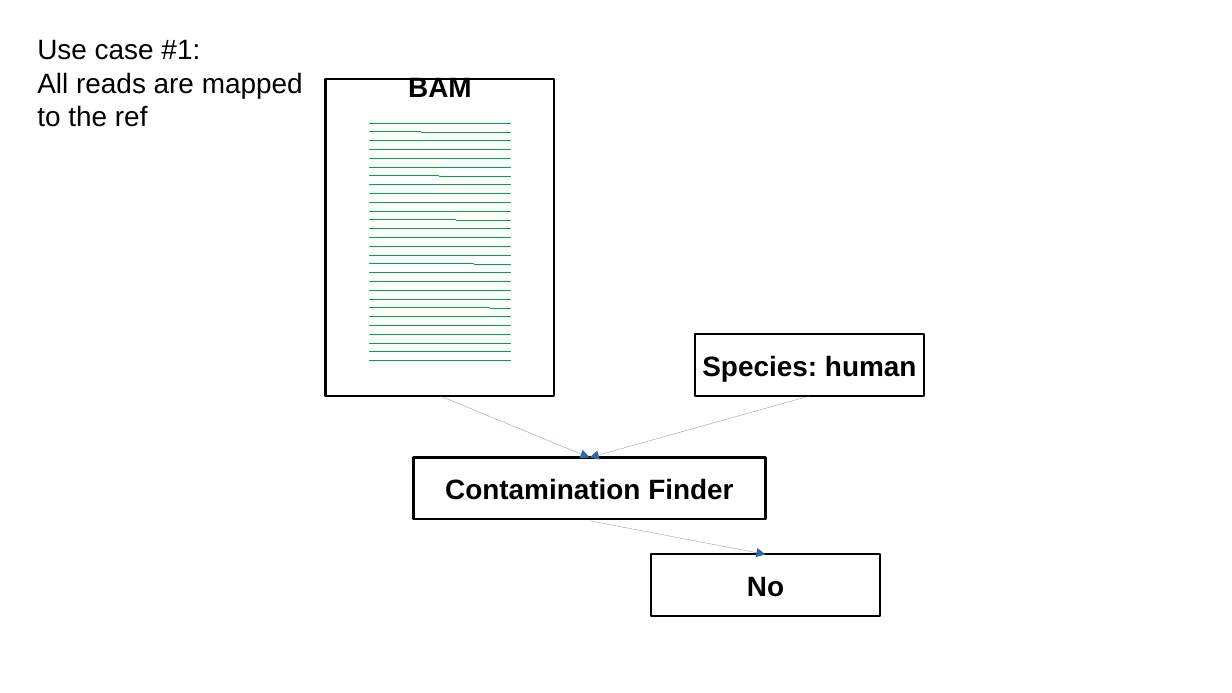
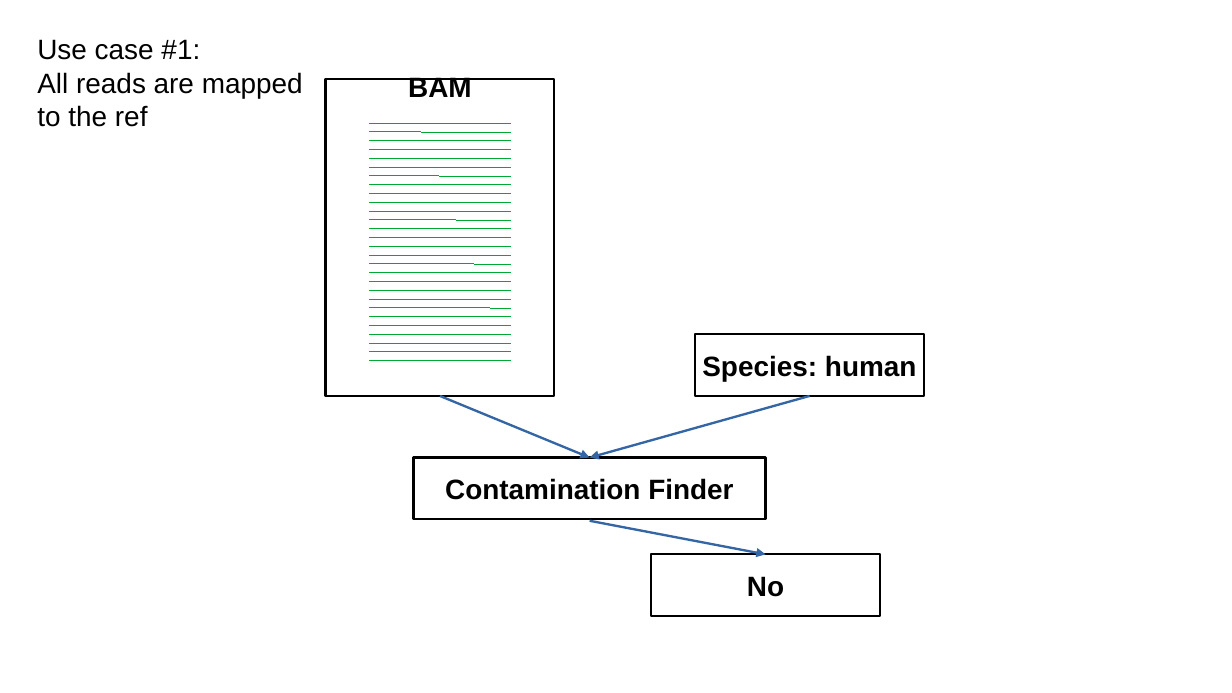
Before and after one commit to leoisl/mocking_grp_meeting, a slide deck: slide 7 of slides/slides.odp (slide 6 before the commit). Drawn at 1232x693 pixels with LibreOffice and Linux fonts; fonts in the diff are those of the drawing. Boxes give left, top, right and bottom in pixels: in the first picture for what was removed or moved away, otherwise in the second. Text is boxed around its words. In the diff, an @@ line names an element or a change of style, - is before the commit and + after.

```diff
--- a/slides/slides.odp
+++ b/slides/slides.odp
@@ arrow (440, 396) - (590, 457): stroke #3465A4 0 pt to #3465A4 1.5 pt @@
@@ arrow (809, 396) - (590, 457): stroke #3465A4 0 pt to #3465A4 1.5 pt @@
@@ arrow (590, 521) - (766, 555): stroke #3465A4 0 pt to #3465A4 1.5 pt @@
```
Also in this commit, not shown: 6 other slides changed, 13 slides added, 2 slides removed, 8 other files.
